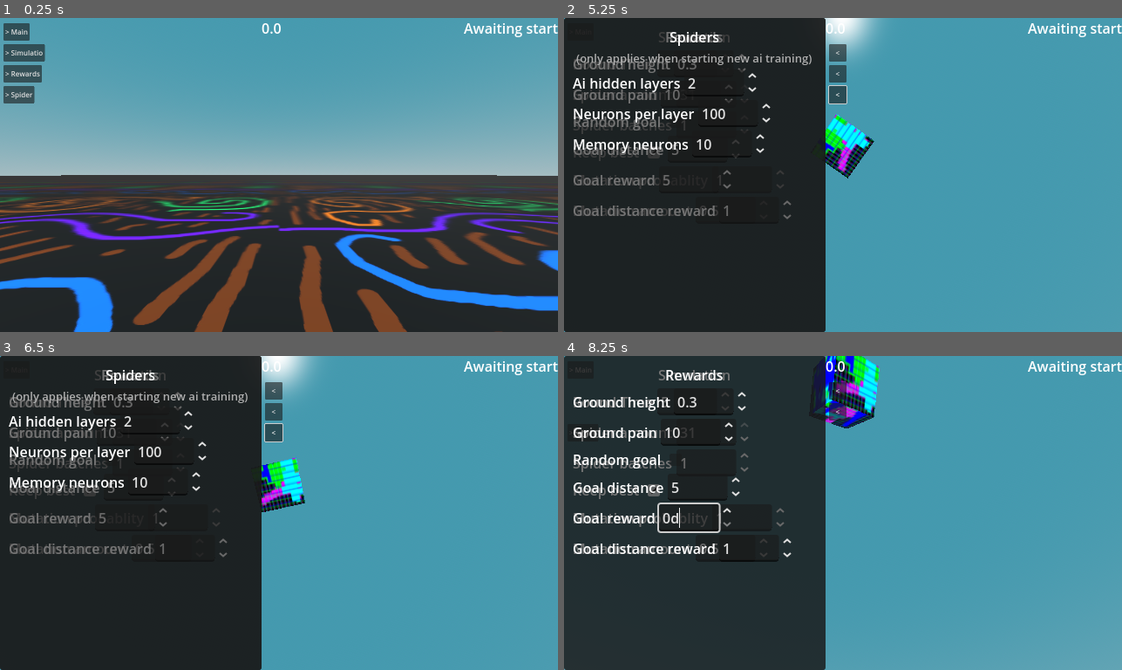
Above: before the commit, frames 1-4 (two rows, left to right).
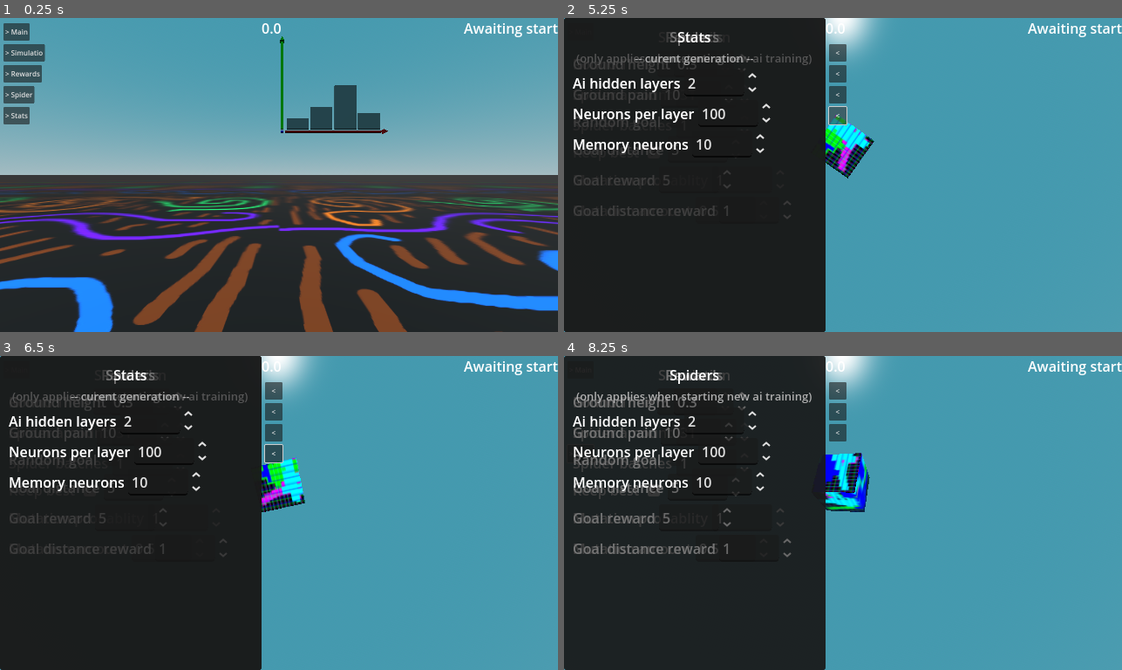
Above: after the commit, the same moments.

Repository: officialErnests/de-ai-ed
Game: Godot game, scene res://scenes/main.tscn
Two runs of this game, one before a commit and one after it. Both use one fixed random seed, a clock stepped at 60 frames per second and the inputs below.
Inputs (mouse positions are in pixels of both pictures, inside the frame that each line leads up to):
- Up to frame 1 (0.25 s): no input
- Up to frame 2 (5.25 s): click "> Main" at 0.5 s; click "Refresh saves" at 1.25 s; click "<" at 2 s; click "> Simulatio" at 2.75 s; click "> Rewards" at 3.5 s; click "> Spider" at 4.25 s; click (580, 115) at 5 s, where only the run after the commit has a clickable "> Stats"
- Up to frame 3 (6.5 s): click (89, 491) at 5.77 s
- Up to frame 4 (8.25 s): tap Enter at 6.5 s; move the mouse to (965, 497) at 6.52 s; press the mouse at (965, 497) at 6.53 s; hold D (movement_right) 6.53-7.25 s; release the mouse at (965, 497) at 7.25 s; drag from (731, 528) to (815, 575) at 7.27 s; move the mouse to (898, 443) at 8.02 s; hold D (movement_right) from 8.03 s (still down); hold Mouse wheel down (scroll_down) from 8.03 s (still down); click (898, 443) at 8.17 s

The runs differ from the first frame. In frame 1, 1.8% of the frame differs, in the area x 0-100%, y 5-51%; in frame 2, 2.6%; in frame 3, 2.6%; in frame 4, 8.5%, in the area x 1-57%, y 0-65%.

Commit message:
v0.2.0 making graph - started making graph - extended base plate - made spider batch spawn sideways not infront

Diff:
--- a/scenes/main.tscn
+++ b/scenes/main.tscn
@@ -11,6 +11,7 @@
 [ext_resource type="Script" uid="uid://dyqngqnchhak1" path="res://scripts/close_open_panel.gd" id="8_85g3d"]
 [ext_resource type="Script" uid="uid://dja83xsbpu3ad" path="res://scripts/timer_to_label.gd" id="8_choun"]
 [ext_resource type="Script" uid="uid://cstg6n1g4ctwb" path="res://scripts/save_texts.gd" id="9_ya4ey"]
+[ext_resource type="PackedScene" uid="uid://diq5camko5oth" path="res://scenes/nb_graph.tscn" id="12_eb6dy"]
 
 [sub_resource type="ProceduralSkyMaterial" id="ProceduralSkyMaterial_o5qli"]
 sky_top_color = Color(0.26750416, 0.6006932, 0.68498224, 1)
@@ -27,11 +28,11 @@
 
 [sub_resource type="StandardMaterial3D" id="StandardMaterial3D_tbgi4"]
 albedo_texture = ExtResource("1_sugp2")
-uv1_scale = Vector3(100, 100, 100)
+uv1_scale = Vector3(1000, 1000, 1000)
 uv1_triplanar_sharpness = 0.006702052
 
 [sub_resource type="PlaneMesh" id="PlaneMesh_sugp2"]
-size = Vector2(100, 100)
+size = Vector2(1000, 1000)
 
 [sub_resource type="PhysicsMaterial" id="PhysicsMaterial_tefeu"]
 
@@ -542,6 +543,91 @@
 slide_offset = Vector2(-300, 0)
 slider_open_text = "<"
 slider_close_text = "> Spider"
+is_open = false
+
+[node name="Statistics" type="HBoxContainer" parent="Camera_setup/NeckOrSmthing/Dron/Floating_cam/Gui"]
+anchors_preset = -1
+anchor_right = 0.5
+anchor_bottom = 1.0
+mouse_filter = 2
+
+[node name="Panel" type="Panel" parent="Camera_setup/NeckOrSmthing/Dron/Floating_cam/Gui/Statistics"]
+custom_minimum_size = Vector2(300, 0)
+layout_mode = 2
+
+[node name="VBoxContainer" type="VBoxContainer" parent="Camera_setup/NeckOrSmthing/Dron/Floating_cam/Gui/Statistics/Panel"]
+layout_mode = 1
+anchors_preset = -1
+anchor_right = 1.0
+anchor_bottom = 1.0
+offset_left = 10.0
+offset_top = 10.0
+offset_right = -10.0
+offset_bottom = -10.0
+
+[node name="main" type="Label" parent="Camera_setup/NeckOrSmthing/Dron/Floating_cam/Gui/Statistics/Panel/VBoxContainer"]
+layout_mode = 2
+text = "Stats"
+horizontal_alignment = 1
+
+[node name="Label" type="Label" parent="Camera_setup/NeckOrSmthing/Dron/Floating_cam/Gui/Statistics/Panel/VBoxContainer"]
+layout_mode = 2
+theme_override_colors/font_color = Color(0.68307734, 0.6830774, 0.68307734, 1)
+theme_override_font_sizes/font_size = 13
+text = "-- curent generation --"
+horizontal_alignment = 1
+
+[node name="HBoxContainer" type="HBoxContainer" parent="Camera_setup/NeckOrSmthing/Dron/Floating_cam/Gui/Statistics/Panel/VBoxContainer"]
+layout_mode = 2
+
+[node name="Label" type="Label" parent="Camera_setup/NeckOrSmthing/Dron/Floating_cam/Gui/Statistics/Panel/VBoxContainer/HBoxContainer"]
+layout_mode = 2
+text = "Ai hidden layers"
+
+[node name="SpinBox" type="SpinBox" parent="Camera_setup/NeckOrSmthing/Dron/Floating_cam/Gui/Statistics/Panel/VBoxContainer/HBoxContainer"]
+layout_mode = 2
+value = 2.0
+
+[node name="HBoxContainer2" type="HBoxContainer" parent="Camera_setup/NeckOrSmthing/Dron/Floating_cam/Gui/Statistics/Panel/VBoxContainer"]
+layout_mode = 2
+
+[node name="Label" type="Label" parent="Camera_setup/NeckOrSmthing/Dron/Floating_cam/Gui/Statistics/Panel/VBoxContainer/HBoxContainer2"]
+layout_mode = 2
+text = "Neurons per layer"
+
+[node name="SpinBox" type="SpinBox" parent="Camera_setup/NeckOrSmthing/Dron/Floating_cam/Gui/Statistics/Panel/VBoxContainer/HBoxContainer2"]
+layout_mode = 2
+min_value = 1.0
+max_value = 200.0
+value = 100.0
+
+[node name="HBoxContainer3" type="HBoxContainer" parent="Camera_setup/NeckOrSmthing/Dron/Floating_cam/Gui/Statistics/Panel/VBoxContainer"]
+layout_mode = 2
+
+[node name="Label" type="Label" parent="Camera_setup/NeckOrSmthing/Dron/Floating_cam/Gui/Statistics/Panel/VBoxContainer/HBoxContainer3"]
+layout_mode = 2
+text = "Memory neurons"
+
+[node name="SpinBox" type="SpinBox" parent="Camera_setup/NeckOrSmthing/Dron/Floating_cam/Gui/Statistics/Panel/VBoxContainer/HBoxContainer3"]
+layout_mode = 2
+value = 10.0
+
+[node name="Control" type="Control" parent="Camera_setup/NeckOrSmthing/Dron/Floating_cam/Gui/Statistics"]
+z_index = -1
+layout_mode = 2
+
+[node name="Button" type="Button" parent="Camera_setup/NeckOrSmthing/Dron/Floating_cam/Gui/Statistics/Control" node_paths=PackedStringArray("node")]
+layout_mode = 0
+offset_top = 102.0
+offset_right = 40.0
+offset_bottom = 141.99998
+scale = Vector2(0.5, 0.5)
+text = "O"
+script = ExtResource("8_85g3d")
+node = NodePath("../..")
+slide_offset = Vector2(-300, 0)
+slider_open_text = "<"
+slider_close_text = "> Stats"
 is_open = false
 
 [node name="Spidersss" type="Node3D" parent="." node_paths=PackedStringArray("start", "pause_button", "force_stop_butto …(420 unchanged characters)…
@@ -577,3 +663,6 @@
 
 [node name="Lerning" type="Timer" parent="."]
 one_shot = true
+
+[node name="Graph" parent="." instance=ExtResource("12_eb6dy")]
+transform = Transform3D(1, 0, 0, 0, 1, 0, 0, 0, 1, 0.14971972, 2.1, -6.4286256)
--- /dev/null
+++ b/scenes/nb_graph.tscn
@@ -0,0 +1,80 @@
+[gd_scene load_steps=12 format=3 uid="uid://diq5camko5oth"]
+
+[ext_resource type="Script" uid="uid://civtn64gfy7f2" path="res://scripts/nb_graph_3D.gd" id="1_xslft"]
+[ext_resource type="Script" uid="uid://d1bsjo0vmeucg" path="res://scripts/3d_graph_draw.gd" id="2_2i1i1"]
+[ext_resource type="PackedScene" uid="uid://u0fdh7nhsura" path="res://scenes/nb_label_3d.tscn" id="3_2i1i1"]
+
+[sub_resource type="StandardMaterial3D" id="StandardMaterial3D_2i1i1"]
+albedo_color = Color(0, 0, 1, 1)
+
+[sub_resource type="BoxMesh" id="BoxMesh_p3rfi"]
+size = Vector3(0.1, 0.1, 0.1)
+
+[sub_resource type="StandardMaterial3D" id="StandardMaterial3D_tpkau"]
+albedo_color = Color(1, 0, 0, 1)
+
+[sub_resource type="BoxMesh" id="BoxMesh_dhf4w"]
+size = Vector3(0.1, 0.1, 0.1)
+
+[sub_resource type="PrismMesh" id="PrismMesh_eolry"]
+size = Vector3(0.2, 0.2, 0.2)
+
+[sub_resource type="StandardMaterial3D" id="StandardMaterial3D_7gfm3"]
+albedo_color = Color(0, 1, 0, 1)
+
+[sub_resource type="BoxMesh" id="BoxMesh_2i1i1"]
+size = Vector3(0.1, 0.1, 0.1)
+
+[sub_resource type="StandardMaterial3D" id="StandardMaterial3D_wyqm6"]
+albedo_color = Color(0, 1, 0, 1)
+
+[node name="Graph" type="Node3D"]
+script = ExtResource("1_xslft")
+value_dict = Dictionary[String, float]({
+"gen 1": 0.5,
+"gen 2": 1.0,
+"gen 3": 2.0,
+"gen 4": 0.75
+})
+
+[node name="3DGraphDraw" type="Node" parent="." node_paths=PackedStringArray("x_axis_line", "x_axis_head", "x_axis_markins", "y_axis_line", "y_axis_head", "y_axis_markins", "value_parent")]
+script = ExtResource("2_2i1i1")
+x_axis_line = NodePath("../Axis/X")
+x_axis_head = NodePath("../Axis/X/X head")
+x_axis_markins = NodePath("../Axis/X_markings")
+y_axis_line = NodePath("../Axis/Y")
+y_axis_head = NodePath("../Axis/Y/Y head")
+y_axis_markins = NodePath("../Axis/Y_markings")
+text_packed_scene = ExtResource("3_2i1i1")
+value_parent = NodePath("../Axis/Graph_Values")
+
+[node name="Axis" type="Node3D" parent="."]
+
+[node name="ZeroPoint" type="MeshInstance3D" parent="Axis"]
+transform = Transform3D(-4.371139e-08, 0, 1, 0, 1, 0, -1, 0, -4.371139e-08, 0, 0, 0)
+material_override = SubResource("StandardMaterial3D_2i1i1")
+mesh = SubResource("BoxMesh_p3rfi")
+
+[node name="X" type="MeshInstance3D" parent="Axis"]
+material_override = SubResource("StandardMaterial3D_tpkau")
+mesh = SubResource("BoxMesh_dhf4w")
+
+[node name="X head" type="MeshInstance3D" parent="Axis/X"]
+transform = Transform3D(-4.371138e-08, 1, -4.3711385e-08, -1, -4.3711392e-08, 4.371138e-08, 4.3711374e-08, 4.371139e-08, 1, 0.2, -8.742277e-09, -1.4901161e-08)
+material_override = SubResource("StandardMaterial3D_tpkau")
+mesh = SubResource("PrismMesh_eolry")
+
+[node name="Y" type="MeshInstance3D" parent="Axis"]
+material_override = SubResource("StandardMaterial3D_7gfm3")
+mesh = SubResource("BoxMesh_2i1i1")
+
+[node name="Y head" type="MeshInstance3D" parent="Axis/Y"]
+transform = Transform3D(1, 4.371139e-08, -4.371139e-08, -4.3711395e-08, 1, 3.5527137e-15, 4.3711385e-08, 3.5527135e-15, 1, 8.742278e-09, 0.2, -8.742278e-09)
+material_override = SubResource("StandardMaterial3D_wyqm6")
+mesh = SubResource("PrismMesh_eolry")
+
+[node name="Graph_Values" type="Node3D" parent="Axis"]
+
+[node name="X_markings" type="Node3D" parent="Axis"]
+
+[node name="Y_markings" type="Node3D" parent="Axis"]
--- /dev/null
+++ b/scenes/nb_label_3d.tscn
@@ -0,0 +1,27 @@
+[gd_scene load_steps=5 format=3 uid="uid://u0fdh7nhsura"]
+
+[ext_resource type="Script" uid="uid://x6hvds0pqupm" path="res://scripts/nb_label_3d.gd" id="1_pglt7"]
+[ext_resource type="Script" uid="uid://c2rda1bappxlr" path="res://scripts/hl_textLoad.gd" id="2_s02sc"]
+
+[sub_resource type="StandardMaterial3D" id="StandardMaterial3D_s02sc"]
+albedo_color = Color(0, 0, 0, 1)
+metallic_specular = 1.0
+rim_enabled = true
+rim_tint = 0.0
+
+[sub_resource type="TextMesh" id="TextMesh_pglt7"]
+text = "Hello world"
+horizontal_alignment = 0
+curve_step = 10.0
+
+[node name="NbLabel3D" type="Node3D"]
+script = ExtResource("1_pglt7")
+value = "HELLO"
+
+[node name="Text" type="MeshInstance3D" parent="."]
+material_override = SubResource("StandardMaterial3D_s02sc")
+mesh = SubResource("TextMesh_pglt7")
+
+[node name="TextLoad" type="Node" parent="." node_paths=PackedStringArray("text_to_update")]
+script = ExtResource("2_s02sc")
+text_to_update = NodePath("../Text")
--- /dev/null
+++ b/scripts/3d_graph_draw.gd
@@ -0,0 +1,47 @@
+extends Node
+
+@export_category("Values")
+@export var segment_size := Vector2.ONE
+@export var z_size: float = 0.1
+@export var x_padding: float = 0.1
+@export_category("X axis")
+@export var x_axis_line: MeshInstance3D
+@export var x_axis_head: MeshInstance3D
+@export var x_axis_markins: Node3D
+@export_category("Y axis")
+@export var y_axis_line: MeshInstance3D
+@export var y_axis_head: MeshInstance3D
+@export var y_axis_markins: Node3D
+@export_category("Misc")
+@export var text_packed_scene: PackedScene
+@export var value_parent: Node3D
+
+
+var graph: Node3D
+
+func _ready() -> void:
+	graph = get_parent()
+	graph.updateGraph.connect(updateGraph)
+
+func updateGraph() -> void:
+	var value_dict: Dictionary[String, float] = graph.value_dict
+	var graph_size_x: float = value_dict.size()
+
+	x_axis_line.mesh.size.x = graph_size_x * segment_size.x + graph_size_x * x_padding
+	x_axis_line.position.x = (graph_size_x * segment_size.x + graph_size_x * x_padding + 0.3) / 2
+	x_axis_head.position.x = (graph_size_x * segment_size.x + graph_size_x * x_padding + 0.4) / 2
+	y_axis_line.mesh.size.y = graph_size_x * segment_size.y
+	y_axis_line.position.y = (graph_size_x * segment_size.y + 0.2) / 2
+	y_axis_head.position.y = (graph_size_x * segment_size.y + 0.3) / 2
+
+	var x_axis_offset: int = 0
+	for iter_item_key in value_dict:
+		var iter_item_value := value_dict[iter_item_key]
+		x_axis_offset += 1
+
+		var graph_value_mesh := MeshInstance3D.new()
+		graph_value_mesh.mesh = BoxMesh.new()
+		graph_value_mesh.mesh.size = Vector3(segment_size.x, iter_item_value, z_size)
+		graph_value_mesh.position.x = x_axis_offset * segment_size.x + x_axis_offset * x_padding + 0.1 - segment_size.x / 2
+		graph_value_mesh.position.y = iter_item_value / 2 + 0.1
+		value_parent.add_child(graph_value_mesh)
--- /dev/null
+++ b/scripts/hl_textLoad.gd
@@ -0,0 +1,11 @@
+extends Node
+
+@export var text_to_update: MeshInstance3D
+var parent_nb: Node
+
+func _ready() -> void:
+	parent_nb = get_parent()
+	parent_nb.updateSignal.connect(update)
+
+func update():
+	text_to_update.mesh.text = parent_nb.value
--- /dev/null
+++ b/scripts/nb_graph_3D.gd
@@ -0,0 +1,11 @@
+extends Node3D
+
+@export var value_dict: Dictionary[String, float] = {}
+
+signal updateGraph
+
+func _ready() -> void:
+	update()
+
+func update():
+	updateGraph.emit()
--- /dev/null
+++ b/scripts/nb_label_3d.gd
@@ -0,0 +1,11 @@
+class_name NB_Label3D extends Node3D
+
+@export var value: String
+
+signal updateSignal
+
+func _ready() -> void:
+	updateSignal.emit()
+
+func update() -> void:
+	updateSignal.emit()
--- a/scripts/spidersss.gd
+++ b/scripts/spidersss.gd
@@ -112,7 +112,6 @@
 			load_button_arr.append(load_button)
 
 func loadFile(p_path):
-	print(p_path)
 	var file_loaded_ai = FileAccess.open(SAVE_PATH + p_path, FileAccess.READ)
 	if not file_loaded_ai:
 		save_text.text = "ERROR - failed to find"
@@ -226,9 +225,7 @@
 			if keep_best.button_pressed and x == 0:
 				spawnSpider(x + 2, y, p_randomm_picker.getMax(), false)
 				continue
-			print(x, y)
 			spawnSpider(x + 2, y, p_randomm_picker.getRandom(), true)
-	print(p_randomm_picker.picked_randoms)
 
 func summonSpiders() -> void:
 	for y in range(spiders_batches.value):
@@ -242,7 +239,7 @@
 
 func spawnSpider(col_layer, y_indx, p_loaded_brain, p_flavoring):
 	var temp_spider = preload_spider.instantiate()
-	temp_spider.position = position + Vector3(20 * y_indx, 0, 0)
+	temp_spider.position = position + Vector3(0, 0, 10 * y_indx)
 	var temp_node = temp_spider.get_node("Skeleton3D/PhysicalBoneSimulator3D")
 	temp_node.setCollLayers(col_layer)
 	if p_loaded_brain:
Not shown: 1 places in scenes/main.tscn that only renumber resources
Not shown, added: scripts/3d_graph_draw.gd.uid
Not shown, added: scripts/hl_textLoad.gd.uid
Not shown, added: scripts/nb_graph_3D.gd.uid
Not shown, added: scripts/nb_label_3d.gd.uid
